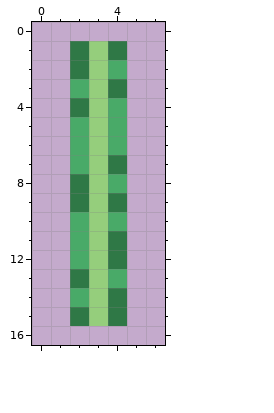
File history of a pixel-art sprite, Resources/Textures/Projectiles/Friendly/Magic/TerraProj.png. Above is the file before it was changed.
The file is 14x34 pixels, drawn in blocks of 2x2; one block is one cell here.
And afterwards:
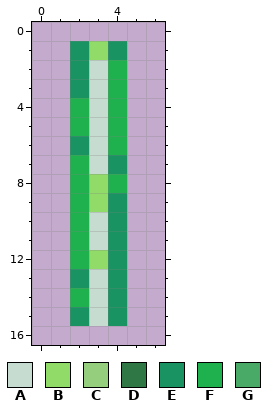
Palette (. is transparent): A #c7dcd0  B #91db69  C #95ce7c  D #2f7846  E #199361  F #1eb14d  G #49aa68
What changed:
@@ x 0..6 @@
  0 .......
- 1 ..DCD..
- 2 ..DCG..
- 3 ..GCD..
- 4 ..DCG..
- 5 ..GCG..
- 6 ..GCG..
- 7 ..GCD..
- 8 ..DCG..
- 9 ..DCD..
-10 ..GCG..
-11 ..GCD..
-12 ..GCD..
-13 ..DCG..
-14 ..GCD..
-15 ..DCD..
+ 1 ..EBE..
+ 2 ..EAF..
+ 3 ..EAF..
+ 4 ..FAF..
+ 5 ..FAF..
+ 6 ..EAF..
+ 7 ..FAE..
+ 8 ..FBF..
+ 9 ..FBE..
+10 ..FAE..
+11 ..FAE..
+12 ..FBE..
+13 ..EAE..
+14 ..FAE..
+15 ..EAE..
 16 .......
Changed places in both pictures, as pixel boxes (x1, y1, x2, y2):
changed: (70, 41, 127, 326)
